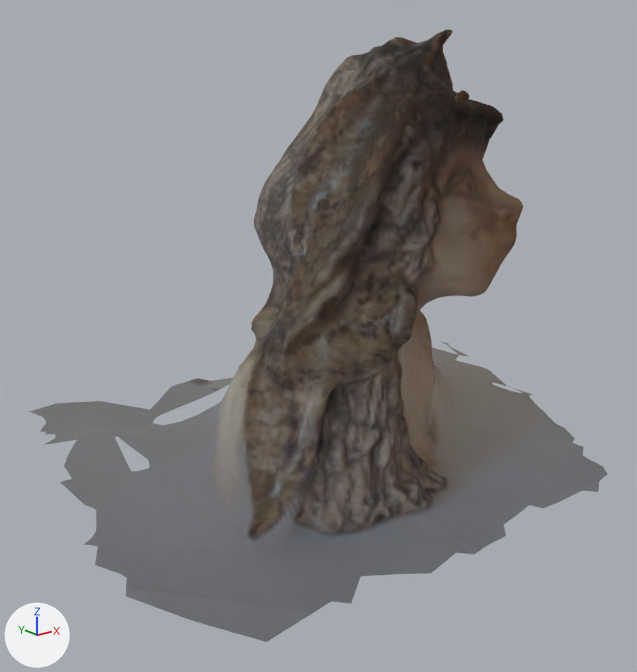
The glTF model sadLady.glb as it was, and as the next commit left it.
Camera for both pictures: a 50 mm camera at (-19.9, -20.8, 11.2) aimed at (-0.9, 2.9, 1.8). Lighting does not change. The marker at lower left points along +X, +Y and +Z. Where no turn or scale is listed for an object, it has been applied to the vertices.

The first picture shows 'sadLady'.
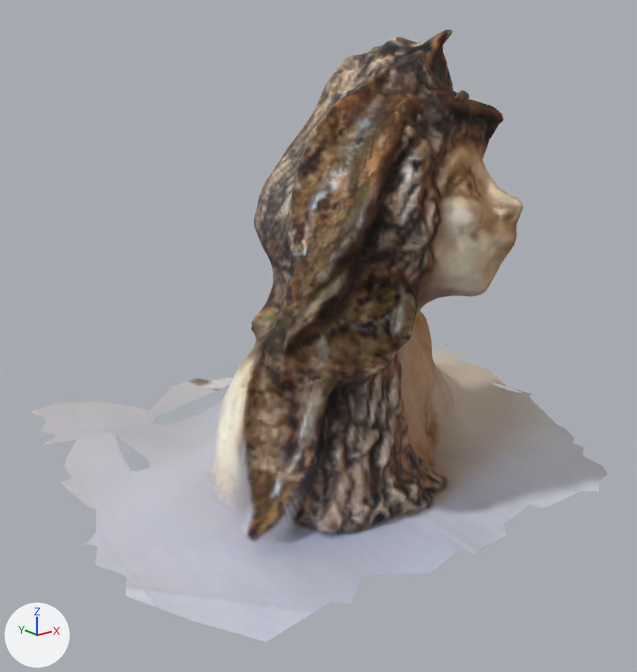
Where the newer file only moved an object's origin or applied its transform, the numbers keep the older frame.

Edits to the bpy script that builds the scene:
```text
Add mat_material_0_005:
    mat_material_0_005 = principled_material('material_0.005')
    mat_material_0_005.texture = img_sadlady
    mat_material_0_005.roughness = 1.0
Add mat_material_1_003:
    mat_material_1_003 = principled_material('material_1.003')
    mat_material_1_003.texture = img_sadlady
    mat_material_1_003.roughness = 1.0
Change me_sadlady:
    where me_sadlady.from_pydata(...)  # 4621 vertices, 9067 faces; spans x -14.0..9.0, y -21.9..-6.4, z -2.2..13.3
    remove me_sadlady.materials.append(mat_texture_0)  # picture img_sadlady
    remove me_sadlady.materials.append(mat_untextured)  # grey #bcbcbc
    add me_sadlady.materials.append(mat_material_0_005)  # picture img_sadlady
    add me_sadlady.materials.append(mat_material_1_003)  # picture img_sadlady
```

Pixel boxes (x1, y1, x2, y2) of what changed, in the pictures (637 x 672 px):
'sadLady', recoloured
    both: (29, 30, 607, 642)
